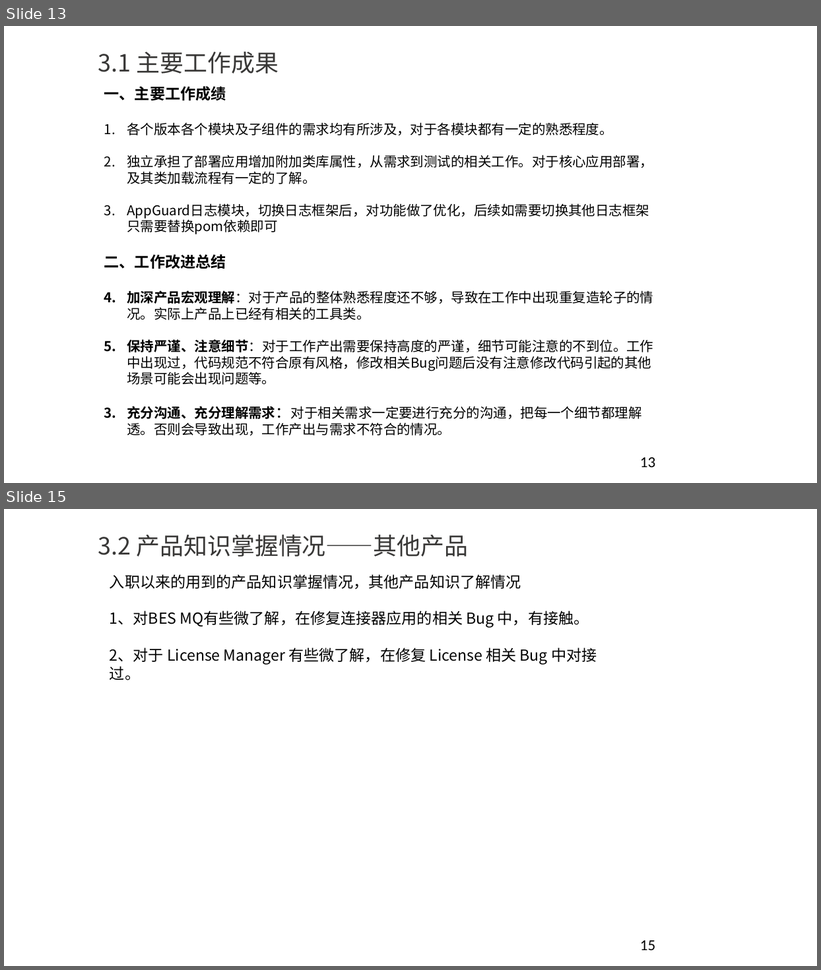
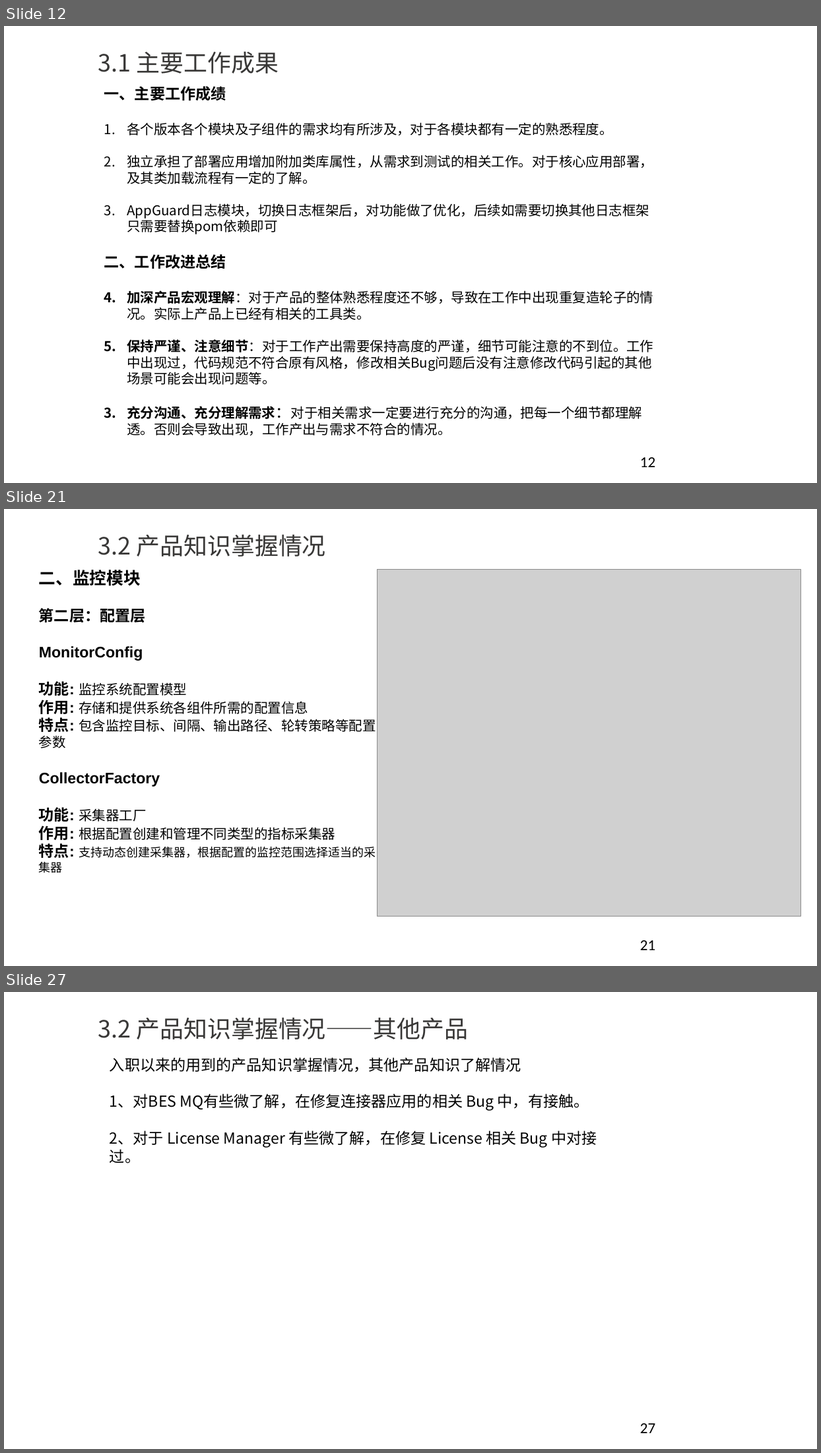
Before and after one commit to YouYouYouYouChe/Documents, a slide deck: 任职资格评审ppt-李世龙.pptx. Shown one above the other, each under a label of ours: slides 13 and 15 before the commit, slides 12, 21 and 27 after it; the slides between them are not shown. The pictures are 821x970 and 821x1453 pixels, drawn with LibreOffice and Linux fonts; fonts in the diff are those of the drawing; grey boxes stand for pictures; background and template pictures are left out. Boxes give left, top, right and bottom in pixels: in the first picture for what was removed or moved away, otherwise in the second. Text is boxed around its words. In the diff, an @@ line names an element or a change of style, - is before the commit and + after.

```diff
--- a/任职资格评审ppt-李世龙.pptx
+++ b/任职资格评审ppt-李世龙.pptx
@@ slide 21 added at box(4, 509, 817, 966), background #FFFFFF @@
@@ title added at box(98, 535, 326, 557), 28 pt, text #383736 @@
+3.2 产品知识掌握情况
@@ text added at box(39, 570, 376, 873), 16 pt, text #000000 @@
+二、监控模块
+第二层：配置层
+MonitorConfig
+功能: 监控系统配置模型
+作用: 存储和提供系统各组件所需的配置信息
+特点: 包含监控目标、间隔、输出路径、轮转策略等配置参数
+CollectorFactory
+功能: 采集器工厂
+作用: 根据配置创建和管理不同类型的指标采集器
+特点: 支持动态创建采集器，根据配置的监控范围选择适当的采集器
@@ picture added at box(378, 569, 801, 916) @@
@@ page number added at box(640, 941, 655, 951), 18 pt, text #000000 @@
+21
@@ what was slide 13 is now slide 12 @@
@@ page number at box(640, 458, 655, 468): text changed @@
-13
+12
@@ what was slide 15 is now slide 27 @@
@@ page number at box(640, 1424, 655, 1434): text changed @@
-15
+27
```
Also in this commit, not shown: 13 other slides added, 2 slides removed.
